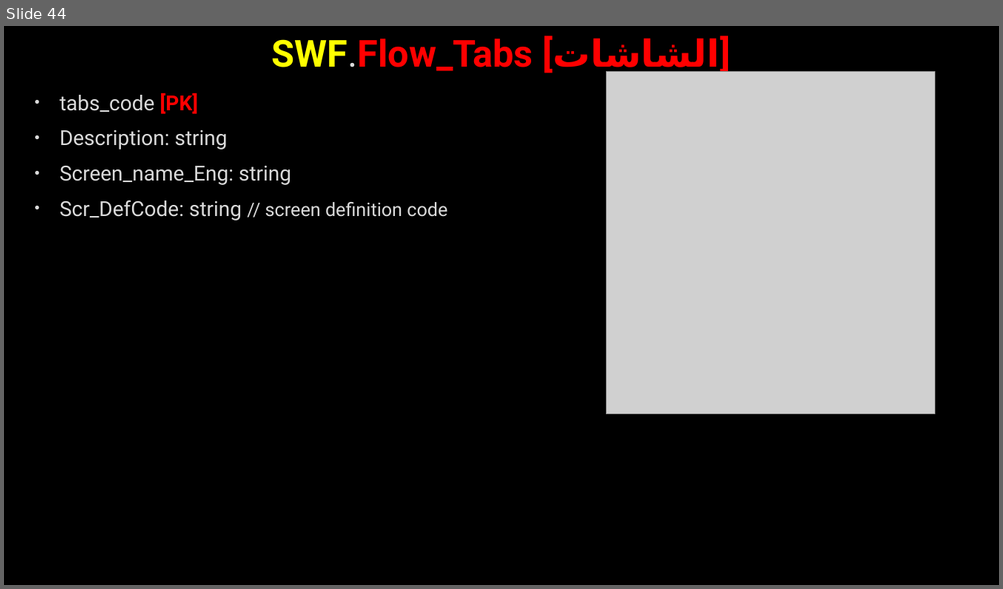
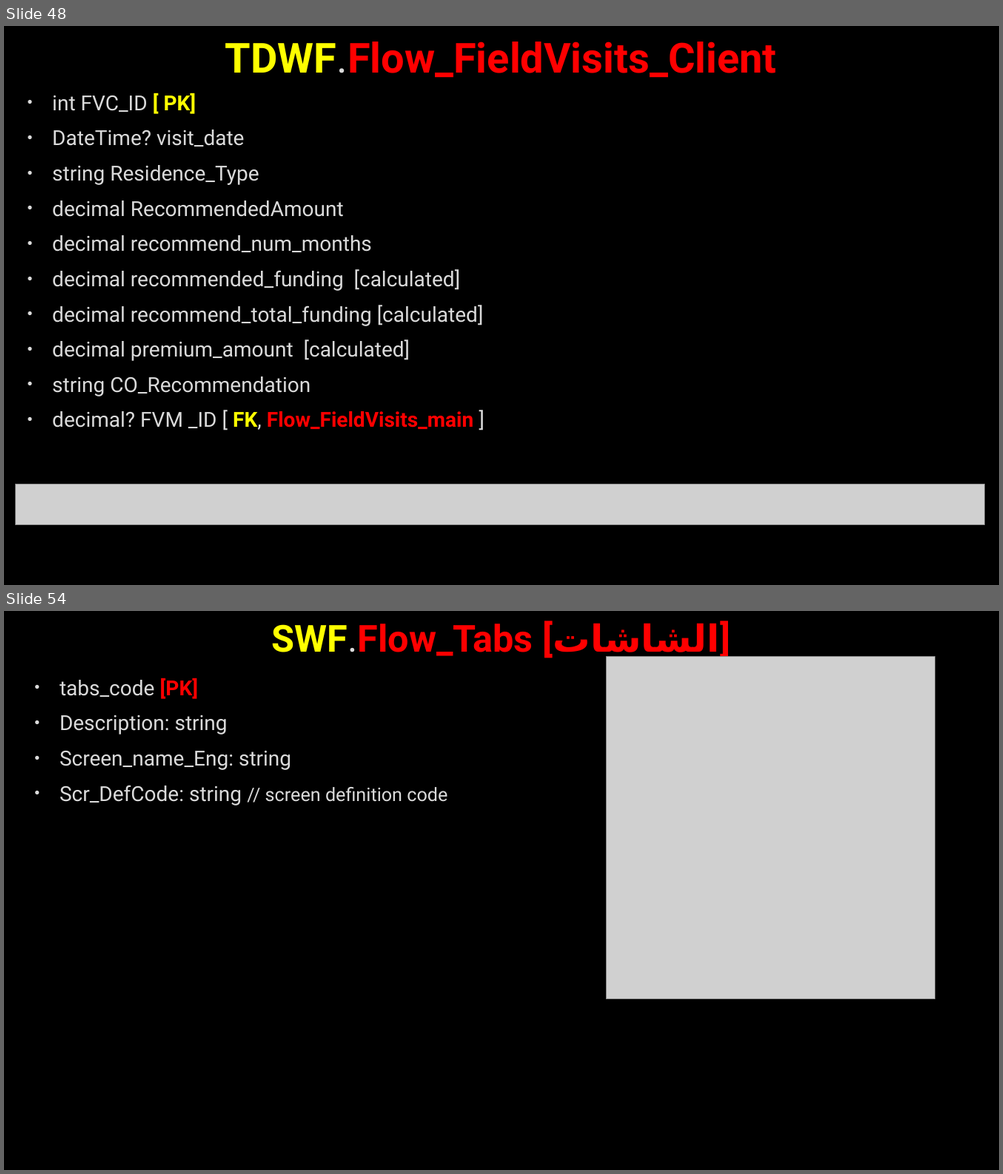
Before and after one commit to AhmedMohamedSamir1/Summary, a slide deck: Dot Net/Business.pptx. Shown one above the other, each under a label of ours: slide 44 before the commit, slides 48 and 54 after it; the slides between them are not shown. The pictures are 1003x589 and 1003x1174 pixels, drawn with LibreOffice and Linux fonts; fonts in the diff are those of the drawing; grey boxes stand for pictures; background and template pictures are left out. Boxes give left, top, right and bottom in pixels: in the first picture for what was removed or moved away, otherwise in the second. Text is boxed around its words. In the diff, an @@ line names an element or a change of style, - is before the commit and + after.

```diff
--- a/Dot Net/Business.pptx
+++ b/Dot Net/Business.pptx
@@ slide 48 added at (x1=4, y1=26, x2=999, y2=585), background picture (left out) @@
@@ title added at (x1=225, y1=42, x2=777, y2=78), 40 pt, text #FF0000, bold @@
+TDWF.Flow_FieldVisits_Client
@@ text added at (x1=52, y1=93, x2=484, y2=430), 20 pt, text #DADADA @@
+• int FVC_ID [ PK]
+• DateTime? visit_date
+• string Residence_Type
+• decimal RecommendedAmount
+• decimal recommend_num_months
+• decimal recommended_funding [calculated]
+• decimal recommend_total_funding [calculated]
+• decimal premium_amount [calculated]
+• string CO_Recommendation
+• decimal? FVM _ID [ FK, Flow_FieldVisits_main ]
@@ picture added at (x1=15, y1=485, x2=984, y2=526) @@
@@ what was slide 44 is now slide 54 @@
```
Also in this commit, not shown: 6 slides changed, 16 other slides added, 4 other files.
